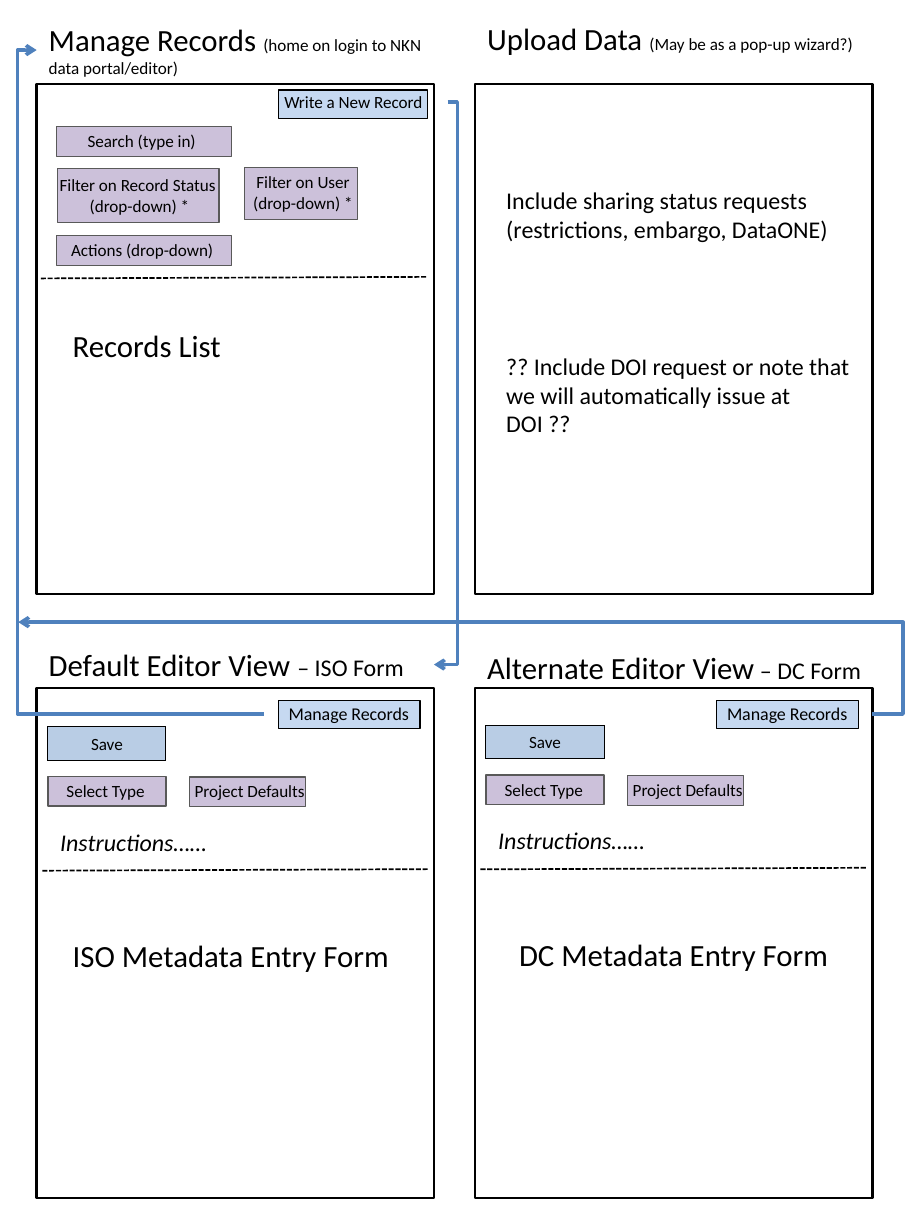
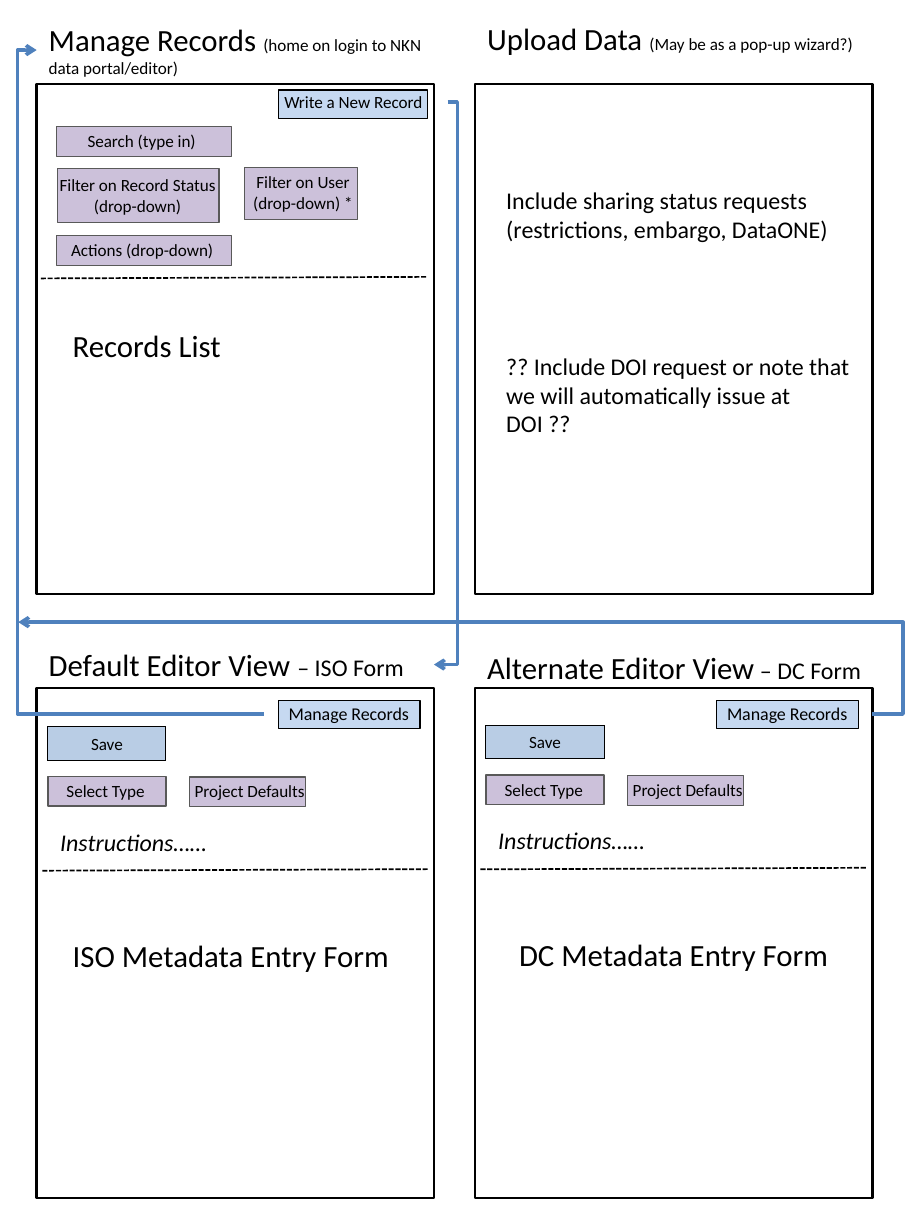
Before and after one commit to northwest-knowledge-network/mdedit, a slide deck: slide 1 of design_doc/Editor_Portal_Admin_MockUp.pptx. Drawn at 924x1232 pixels with LibreOffice and Linux fonts; fonts in the diff are those of the drawing. Boxes give left, top, right and bottom in pixels: in the first picture for what was removed or moved away, otherwise in the second. Text is boxed around its words. In the diff, an @@ line names an element or a change of style, - is before the commit and + after.

Commit message:
small check to design

```diff
--- a/design_doc/Editor_Portal_Admin_MockUp.pptx
+++ b/design_doc/Editor_Portal_Admin_MockUp.pptx
@@ text at bbox=[94, 199, 181, 215]: text changed @@
-(drop-down) *
+(drop-down)
```
